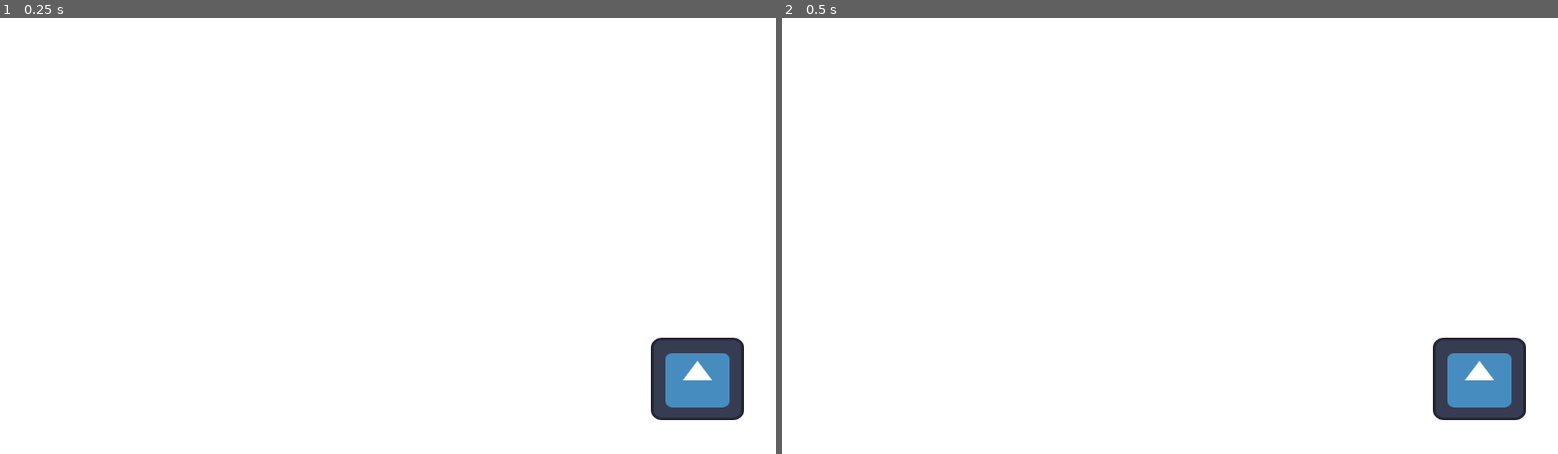
Above: before the commit, frames 1-2 (left to right).
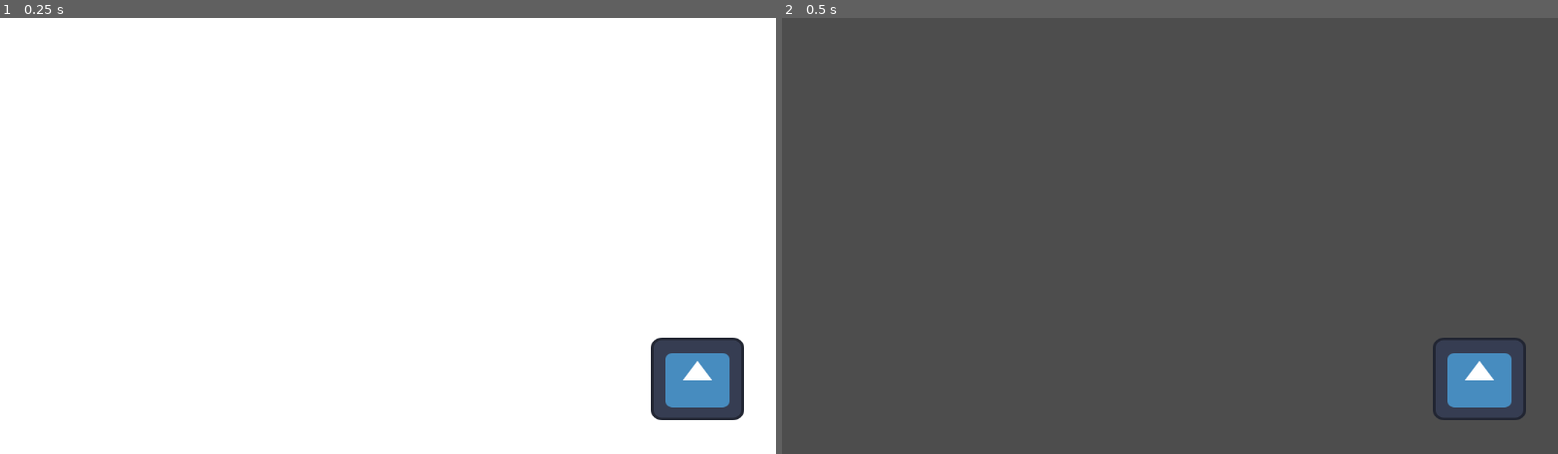
Above: after the commit, the same moments.

Repository: abody2k/field-combat-3D
Game: Godot game, scene res://scenes/main.tscn
Same seed, same stepped clock (60 frames per second), same inputs: the game is played once before the commit and once after it. The engine's default icon, where the game draws it, is replaced by a stand-in: a white triangle on a blue panel in a dark square.
Inputs:
- Up to frame 1 (0.25 s): no input
- Up to frame 2 (0.5 s): no input

Frame 1 is identical in both runs. In frame 2, 98% of the frame differs, in the area x 0-100%, y 0-100%.

Commit message:
added finishing Point

Diff:
--- /dev/null
+++ b/scenes/finishingPoint.tscn
@@ -0,0 +1,19 @@
+[gd_scene load_steps=3 format=3 uid="uid://33f4kuhiv4mw"]
+
+[ext_resource type="Script" path="res://scripts/finishingPoint.gd" id="1_yf2g0"]
+
+[sub_resource type="BoxShape3D" id="BoxShape3D_pdmmu"]
+
+[node name="finishingPoint" type="Area3D"]
+script = ExtResource("1_yf2g0")
+
+[node name="CollisionShape3D" type="CollisionShape3D" parent="."]
+transform = Transform3D(3, 0, 0, 0, 3, 0, 0, 0, 3, 0, 1.50291, 0)
+shape = SubResource("BoxShape3D_pdmmu")
+
+[node name="Timer" type="Timer" parent="."]
+wait_time = 3.0
+one_shot = true
+
+[connection signal="body_entered" from="." to="." method="_on_body_entered"]
+[connection signal="timeout" from="Timer" to="." method="_on_timer_timeout"]
--- a/scenes/helicopter.tscn
+++ b/scenes/helicopter.tscn
@@ -6,6 +6,9 @@
 
 [sub_resource type="BoxShape3D" id="BoxShape3D_o1hdj"]
 size = Vector3(1, 1, 2.62302)
+
+[sub_resource type="BoxShape3D" id="BoxShape3D_c57ry"]
+size = Vector3(15, 5, 15)
 
 [node name="helicopter" type="CharacterBody3D"]
 script = ExtResource("1_il1gw")
@@ -22,3 +25,9 @@
 shape = SubResource("BoxShape3D_o1hdj")
 
 [node name="shootingTimer" type="Timer" parent="."]
+
+[node name="enemeyDetector" type="Area3D" parent="."]
+
+[node name="boundary" type="CollisionShape3D" parent="enemeyDetector"]
+transform = Transform3D(1, 0, 0, 0, 1, 0, 0, 0, 1, 0, 1.98835, 0)
+shape = SubResource("BoxShape3D_c57ry")
--- a/scenes/main.tscn
+++ b/scenes/main.tscn
@@ -8,6 +8,7 @@
 [ext_resource type="PackedScene" uid="uid://cvirbn208av86" path="res://scenes/tank.tscn" id="6_w4b4p"]
 [ext_resource type="PackedScene" uid="uid://r6ro4k3nw8de" path="res://scenes/helicopter.tscn" id="7_dd536"]
 [ext_resource type="PackedScene" uid="uid://drhvqdp3g7bul" path="res://scenes/anti_air.tscn" id="8_k4dj6"]
+[ext_resource type="PackedScene" uid="uid://33f4kuhiv4mw" path="res://scenes/finishingPoint.tscn" id="9_j6pp2"]
 
 [sub_resource type="SphereMesh" id="SphereMesh_oc4nb"]
 
@@ -26,14 +27,19 @@
 [sub_resource type="StandardMaterial3D" id="StandardMaterial3D_4a0fg"]
 
 [sub_resource type="BoxMesh" id="BoxMesh_ommyw"]
-size = Vector3(100, 1, 100)
+size = Vector3(400, 1, 100)
 
 [sub_resource type="Skin" id="Skin_shuqs"]
+
+[sub_resource type="StandardMaterial3D" id="StandardMaterial3D_3eubm"]
+albedo_color = Color(0, 0, 0, 1)
+
+[sub_resource type="CylinderMesh" id="CylinderMesh_a5nnb"]
 
 [node name="main" type="Node3D"]
 script = ExtResource("1_qlexn")
 gridWidth = 100
-gridHeight = 100
+gridHeight = 400
 
 [node name="Solider" parent="." instance=ExtResource("2_nib8e")]
 transform = Transform3D(1, 0, 0, 0, 1, 0, 0, 0, 1, 32, 0, 6)
@@ -70,6 +76,9 @@
 [node name="UFO" parent="." instance=ExtResource("3_nga5r")]
 transform = Transform3D(-1, 0, -2.53518e-06, 0, 1, 0, 2.53518e-06, 0, -1, 7, 3, 0)
 speed = 5.0
+
+[node name="Camera3D" type="Camera3D" parent="UFO"]
+transform = Transform3D(-2.50538e-06, 0.987688, 0.156434, -2.85469e-09, -0.156434, 0.987688, 1, 2.47409e-06, 3.94746e-07, -2.99996, 25, -15)
 
 [node name="WorldEnvironment" type="WorldEnvironment" parent="."]
 environment = SubResource("Environment_u4r58")
@@ -150,11 +159,22 @@
 [node name="t" type="MeshInstance3D" parent="t"]
 mesh = SubResource("CylinderMesh_vwkd2")
 
-[node name="Camera3D" type="Camera3D" parent="."]
-transform = Transform3D(-2.98023e-08, -0.987688, -0.156434, -2.85469e-09, -0.156434, 0.987688, -1, 2.9882e-08, 1.84255e-09, 10, 28, 15)
-
 [node name="MeshInstance3D" type="MeshInstance3D" parent="."]
-transform = Transform3D(1, 0, 0, 0, 1, 0, 0, 0, 1, 50, -8.71914, 50)
+transform = Transform3D(1, 0, 0, 0, 1, 0, 0, 0, 1, 200, -8.719, 50)
 material_override = SubResource("StandardMaterial3D_4a0fg")
 mesh = SubResource("BoxMesh_ommyw")
 skin = SubResource("Skin_shuqs")
+
+[node name="finishingPoint" parent="." instance=ExtResource("9_j6pp2")]
+transform = Transform3D(1, 0, 0, 0, 1, 0, 0, 0, 1, 100, 3, 50)
+
+[node name="MeshInstance3D" type="MeshInstance3D" parent="finishingPoint"]
+material_override = SubResource("StandardMaterial3D_3eubm")
+mesh = SubResource("CylinderMesh_a5nnb")
+skeleton = NodePath("../../MeshInstance3D")
+
+[node name="UFO_EN" type="Timer" parent="."]
+wait_time = 10.0
+autostart = true
+
+[connection signal="timeout" from="UFO_EN" to="." method="_on_ufo_en_timeout"]
--- /dev/null
+++ b/scenes/statistics.tscn
@@ -0,0 +1,3 @@
+[gd_scene format=3 uid="uid://cqqp66lrpq87o"]
+
+[node name="statistics" type="Node3D"]
--- a/scripts/AI.gd
+++ b/scripts/AI.gd
@@ -11,6 +11,14 @@
 var path : PackedVector2Array
 var state = 0
 var finishedAiming : bool = false
+## a function that makes the unit goes to the winner new side
+func disable_me():
+	($enemeyDetector as Area3D).monitoring = false
+	var x = Node3D.new()
+	get_parent().add_child(x)
+	x.position=get_parent().get_node("finishingPoint").position + Vector3( randf_range(20,70),0,randf_range(20,70))
+	target = x
+	pass
 ##used by flying objects
 func choosingTeam():
 
--- a/scripts/Grid.gd
+++ b/scripts/Grid.gd
@@ -4,7 +4,7 @@
 @export var gridWidth : int =1
 @export var gridHeight : int =1
 @export var gridRectSize : Vector2i =Vector2i(1,1)
-
+var currentUFO
 var grid = AStarGrid2D.new()
 
 
@@ -28,3 +28,13 @@
 
 
 	pass
+
+
+
+func _on_ufo_en_timeout():
+	#create a UFO and send it
+	if not is_instance_valid(currentUFO):
+		#make a new UFO
+
+		pass
+	pass # Replace with function body.
--- /dev/null
+++ b/scripts/finishingPoint.gd
@@ -0,0 +1,35 @@
+extends Area3D
+
+
+# Called when the node enters the scene tree for the first time.
+func _ready():
+	pass # Replace with function body.
+
+
+# Called every frame. 'delta' is the elapsed time since the previous frame.
+func _process(delta):
+	pass
+
+
+func _on_body_entered(body):
+	#play the winning sound
+
+	#if it's the drone then finish the game
+	if body.name=="UFO" :
+		#disable all the units radar
+		#give them the same destination point
+		for node in get_parent().get_children():
+			if "team" in node and "target" in node:
+				node.call("disable_me")
+
+		$Timer.start()
+
+
+	pass # Replace with function body.
+
+
+func _on_timer_timeout():
+
+	get_tree().change_scene_to_file("res://scences/statistics.tscn")
+
+	pass # Replace with function body.
Not shown: 1 places in scenes/helicopter.tscn that only renumber resources
Not shown: 1 places in scenes/main.tscn that only renumber resources
